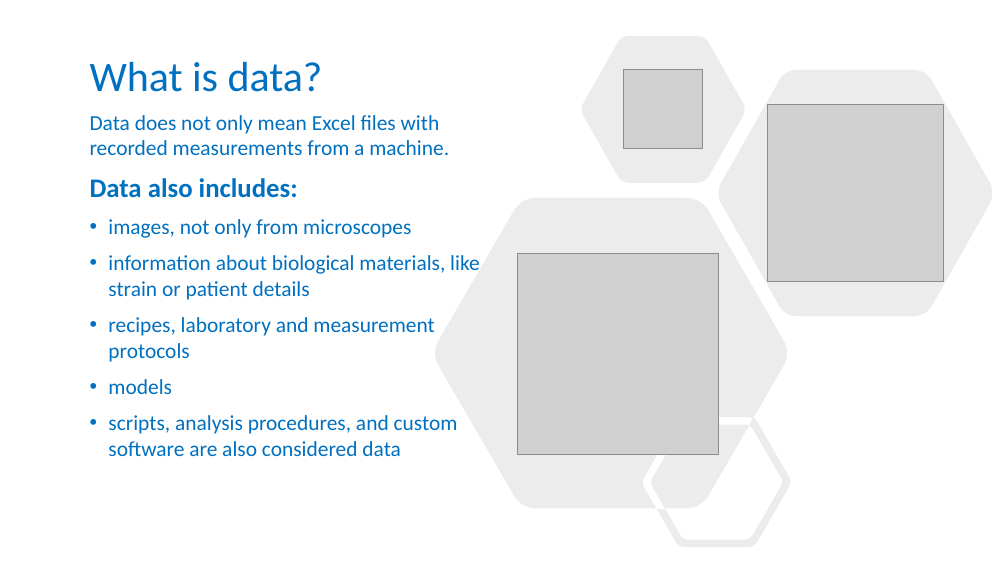
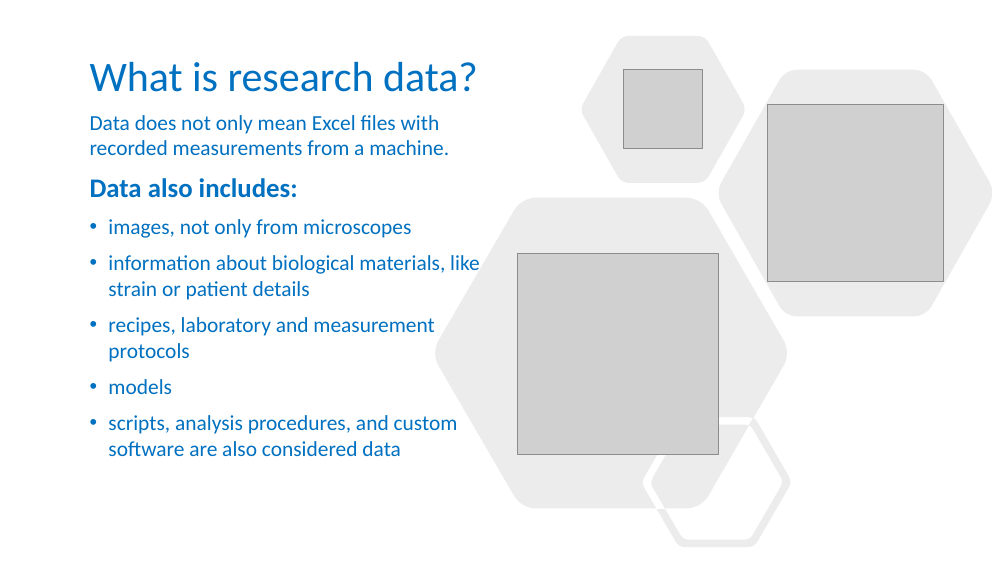
Before and after one commit to carpentries-incubator/fair-for-leaders, a slide deck: slide 3 of instructors/02-Being_FAIR.pptx (slide 2 before the commit). Drawn at 1008x567 pixels with LibreOffice and Linux fonts; fonts in the diff are those of the drawing; grey boxes stand for pictures; background and template pictures are left out. Boxes give left, top, right and bottom in pixels: in the first picture for what was removed or moved away, otherwise in the second. Text is boxed around its words. In the diff, an @@ line names an element or a change of style, - is before the commit and + after.

Commit message:
Added slide for research data definition, and text and pic for data from publications

```diff
--- a/instructors/02-Being_FAIR.pptx
+++ b/instructors/02-Being_FAIR.pptx
@@ title at [90,62,478,92]: text changed @@
-What is data?
+What is research data?
```
Also in this commit, not shown: 2 other slides changed, 1 slide added.
